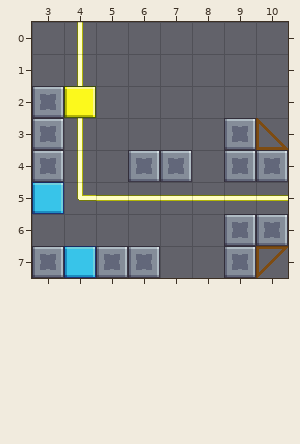
Two states of a Tiled map (JSON), Assets/Level_Editor/TileMap/Room_60.tmj. The picture above is the old version.
Cells are 32x32 px. Shown: x 3..10, y 0..7.
And afterwards:
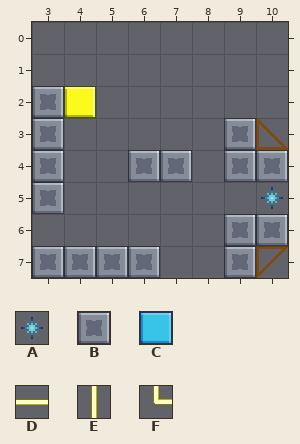
Key: from "tileSet": A 20 "star", B 33 "wall", C 45 "glass", D 211 "cable_wire", E 220 "cable_wire", F 230 "cable_wire".
_ is an empty cell, . an unchanged one.
The edit:
--- layer "Overlap"
@@ x 4..4 @@
-0 E
-1 E
+0 _
+1 _
@@ x 4..10 @@
-3 E......
-4 E......
-5 FDDDDDD
+3 _......
+4 _......
+5 ______A
--- layer "Blocks"
@@ x 3..3 @@
-5 C
+5 B
@@ x 4..4 @@
-7 C
+7 B
Changed places in both pictures, as pixel boxes (x1, y1, x2, y2):
removed: (77, 22, 83, 86)
changed: (32, 118, 288, 214)
changed: (64, 246, 96, 278)
